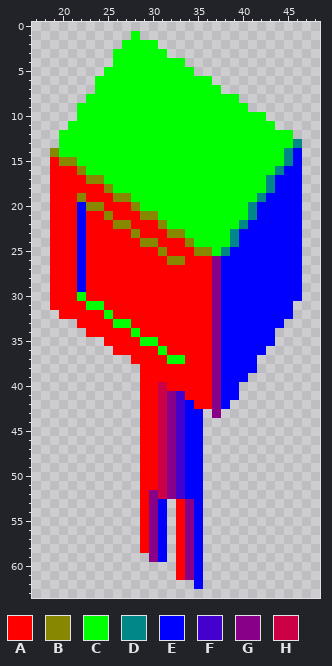
Edited in one commit: pixel-art sprite (src/Textures/RobotBoy/robotBoyNormals.png). That is the earlier state.
The file is 64x64 pixels. Shown: x 17..48, y 0..63.
Palette (. is transparent): A #ff0000  B #888800  C #00ff00  D #008888  E #0000ff  F #4400cc  G #880088  H #cc0044
The result:
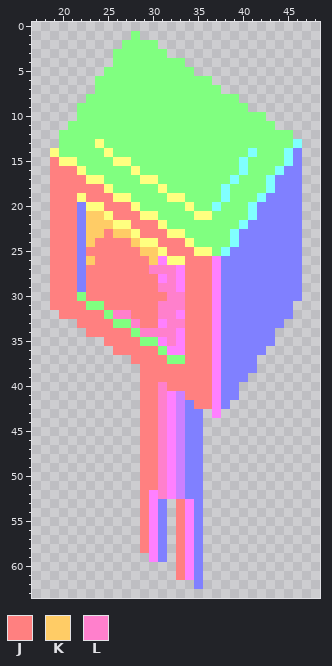
Colours new in this view: J #ff8080  K #ffcc66  L #ff80cc
Diff:
colour B: #888800 -> #ffff80
colour C: #00ff00 -> #80ff80
colour D: #008888 -> #80ffff
colour E: #0000ff -> #8080ff
colour F: #4400cc -> #cc80ff
colour G: #880088 -> #ff80ff
Changed rows in their new state; - is a pixel that keeps its letter.
first column x 19:
13 -----B-----------------
14 ------B---------------D
15 J------BB------------D-
16 JJJ------B-----------D-
17 JJJJ------BB--------D--
18 JJJJJJ------B------D---
19 JJJ-JJJ------BB----D---
20 JJJ---JJJ------B--D----
21 JJJ-KK-JJJ------BB-----
22 JJJ-KKK--JJJ-----------
23 JJJ-KKJKK-JJJ----------
24 JJJ-KJJJJK--JJJ--------
25 JJJ-JJJJJJKK-JJJ-------
26 JJJ-KJJJJJJKG--JJJ-----
27 JJJ-JJJJJJJLLLGJJJ-----
28 JJJ-JJJJJJJJGLGJJJ-----
29 JJJ-JJJJJJJJLLGJJJ-----
30 JJJ-JJJJJJJJJLLJJJ-----
31 JJJJ--JJJJJJLLLJJJ-----
32 -JJJJJ-LLJJJLLGJJJ-----
33 ---JJJJ--LJJGLLJJJ-----
34 ----JJJJJ-LLLLGJJJ-----
35 ------JJJJ--GLGJJJ-----
36 -------JJJJJ-GGJJJ-----
37 ---------JJJJ--JJJ-----
38 ----------JJJJJJJJ-----
39 ----------JJJJJJJJ-----
40 ----------JJLJJJJJ-----
41 ----------JJL--JJJ-----
42 ----------JJL---JJ-----
43 ----------JJL----------
44 ----------JJL----------
45 ----------JJL----------
46 ----------JJL----------
47 ----------JJL----------
48 ----------JJL----------
49 ----------JJL----------
50 ----------JJL----------
51 ----------JJL----------
52 ----------J-L----------
53 ----------J---J--------
54 ----------J---J--------
55 ----------J---J--------
56 ----------J---J--------
57 ----------J---J--------
58 ----------J---J--------
59 --------------J--------
60 --------------J--------
61 --------------J--------
Pixel boxes of the changes (left, top, right, bottom) in both pictures:
changed: (50, 31, 302, 589)
